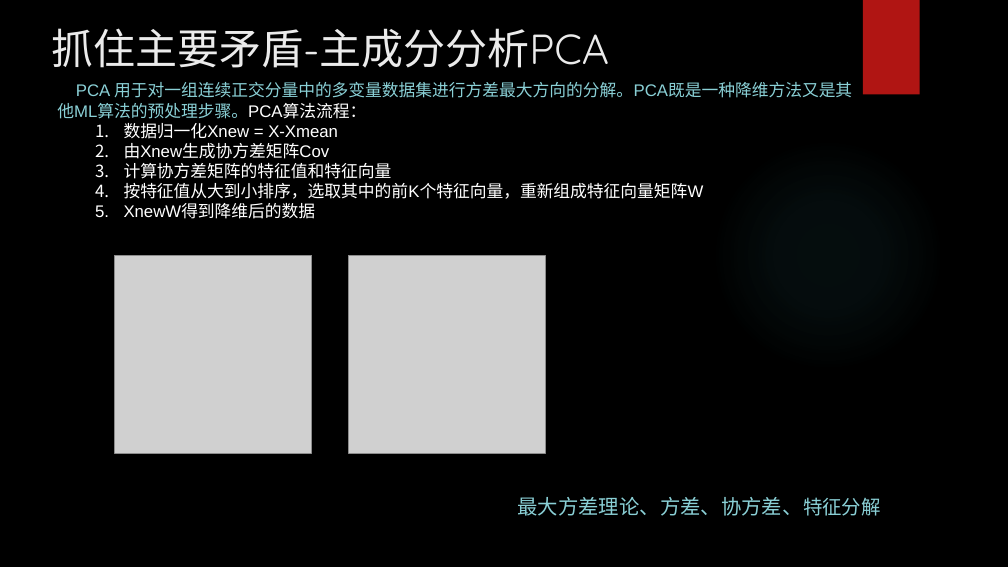
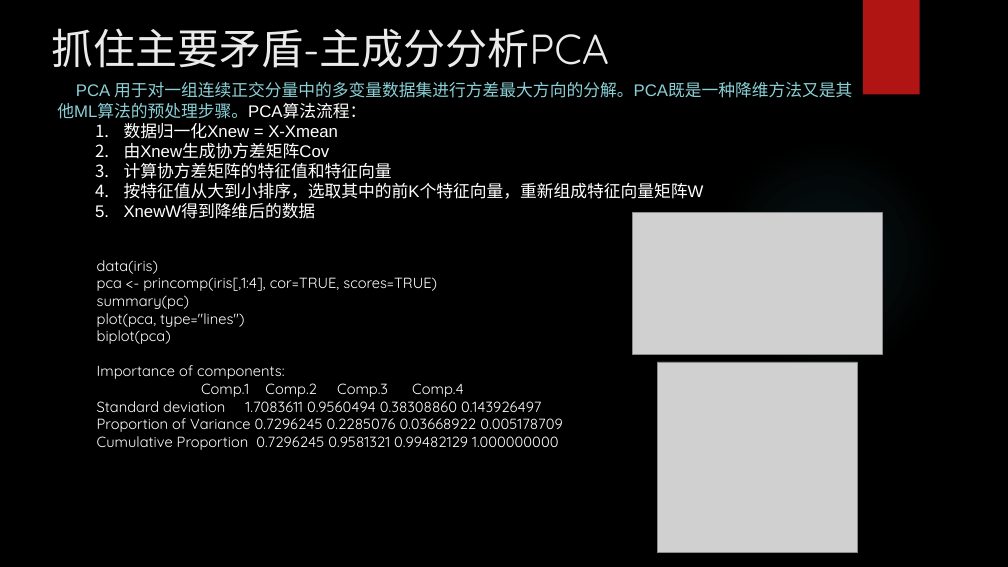
Before and after one commit to yejinlei/about-ml, a slide deck: slide 13 of AI的数学基础.pptx (slide 6 before the commit). Drawn at 1008x567 pixels with LibreOffice and Linux fonts; fonts in the diff are those of the drawing; grey boxes stand for pictures; background and template pictures are left out. Boxes give left, top, right and bottom in pixels: in the first picture for what was removed or moved away, otherwise in the second. Text is boxed around its words. In the diff, an @@ line names an element or a change of style, - is before the commit and + after.

```diff
--- a/AI的数学基础.pptx
+++ b/AI的数学基础.pptx
@@ picture added at (633, 212, 882, 355) @@
@@ text added at (97, 260, 562, 450), 14 pt, text #FFFFFF @@
+data(iris)
+pca <- princomp(iris[,1:4], cor=TRUE, scores=TRUE)
+summary(pc)
+plot(pca, type="lines")
+biplot(pca)
+Importance of components:
+Comp.1 Comp.2 Comp.3 Comp.4
+Standard deviation 1.7083611 0.9560494 0.38308860 0.143926497
+Proportion of Variance 0.7296245 0.2285076 0.03668922 0.005178709
+Cumulative Proportion 0.7296245 0.9581321 0.99482129 1.000000000
@@ picture removed at (114, 255, 312, 453) @@
@@ picture removed at (349, 255, 545, 453) @@
@@ picture added at (657, 362, 858, 553) @@
@@ text removed at (517, 497, 880, 516) @@
-最大方差理论、方差、协方差、特征分解
```
Also in this commit, not shown: 4 other slides changed, 8 slides added, 20 slides removed, 1 other file.
